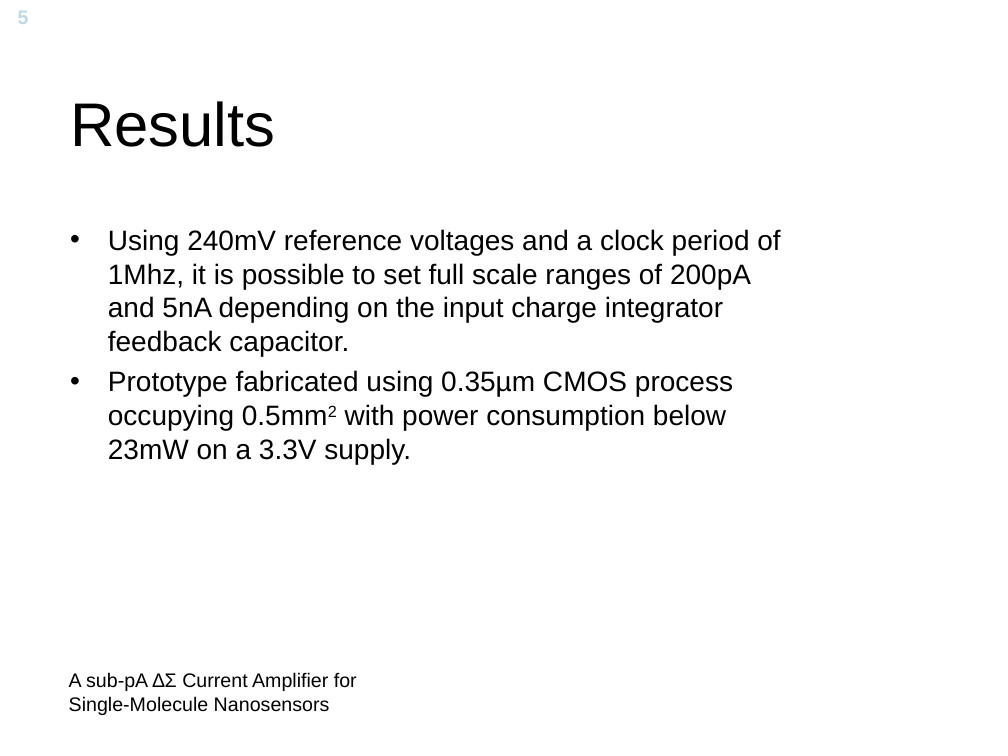
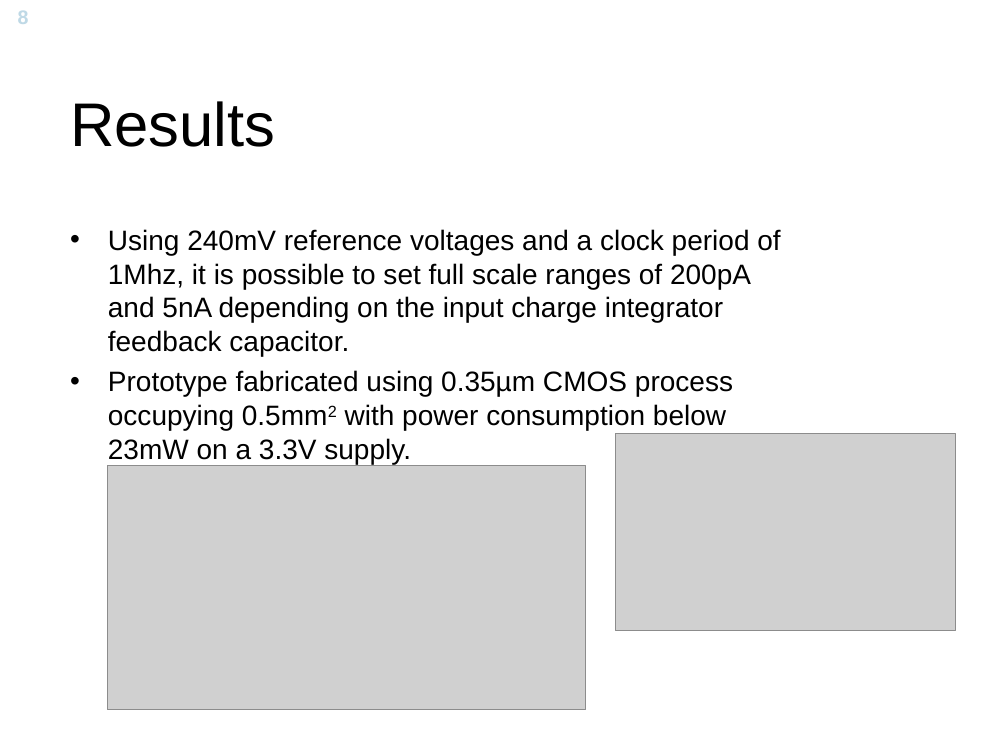
Before and after one commit to Yuav/solcelle, a slide deck: slide 8 of A Sub-pA delta-sigma Current Amplifier for Single-Molecule Nanosesnsors.ppt (slide 5 before the commit). Drawn at 1008x756 pixels with LibreOffice and Linux fonts; fonts in the diff are those of the drawing; grey boxes stand for pictures; background and template pictures are left out. Boxes give left, top, right and bottom in pixels: in the first picture for what was removed or moved away, otherwise in the second. Text is boxed around its words. In the diff, an @@ line names an element or a change of style, - is before the commit and + after.

```diff
--- a/A Sub-pA delta-sigma Current Amplifier for Single-Molecule Nanosesnsors.ppt
+++ b/A Sub-pA delta-sigma Current Amplifier for Single-Molecule Nanosesnsors.ppt
@@ page number at [18, 11, 29, 24]: text changed @@
-5
+8
@@ picture added at [615, 433, 956, 631] @@
@@ picture added at [107, 466, 586, 711] @@
@@ text removed at [69, 672, 357, 715] @@
-A sub-pA ∆Σ Current Amplifier for Single-Molecule Nanosensors
```
Also in this commit, not shown: 4 other slides changed, 4 slides added, 1 slide removed, 3 other files.
